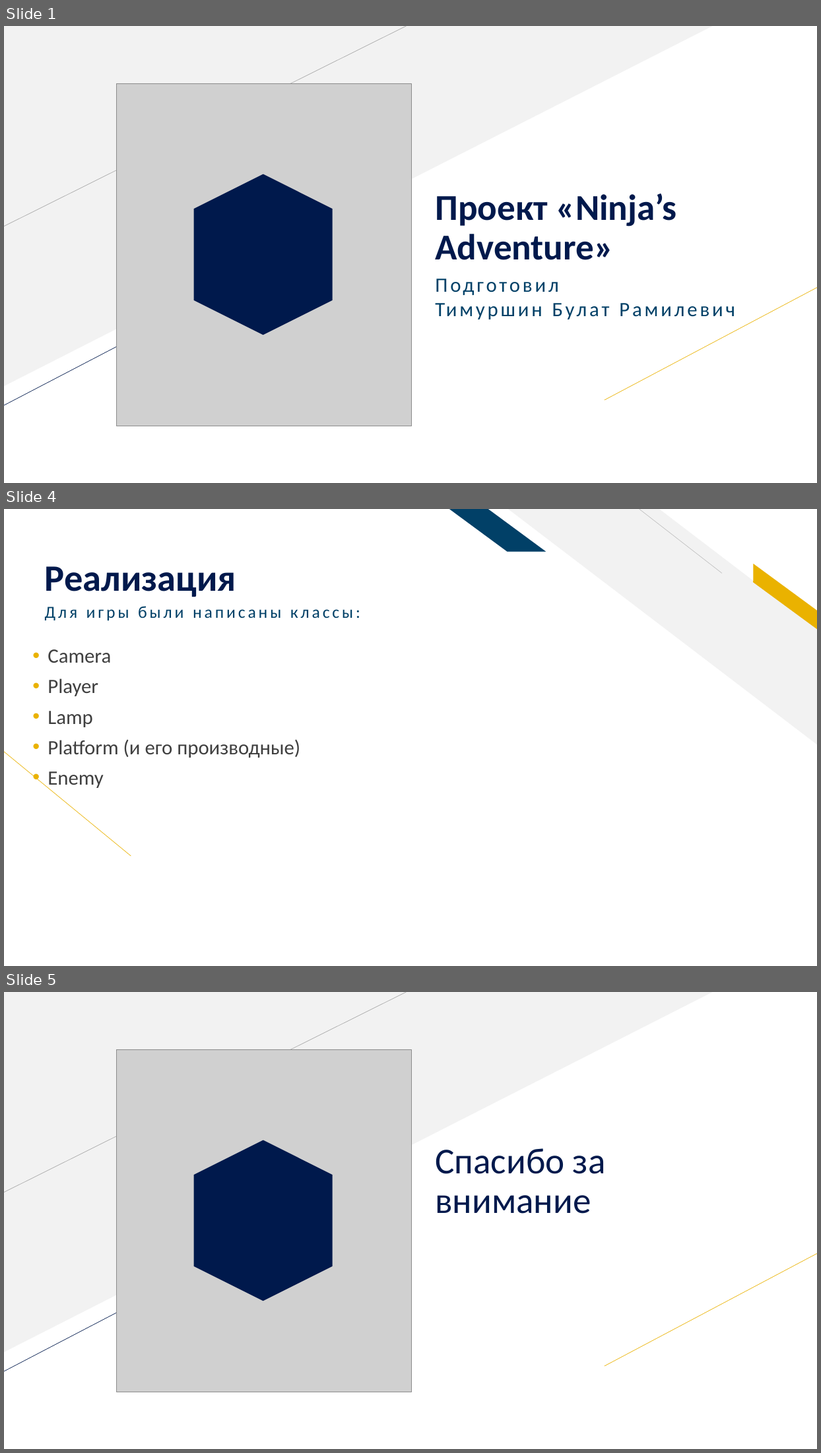
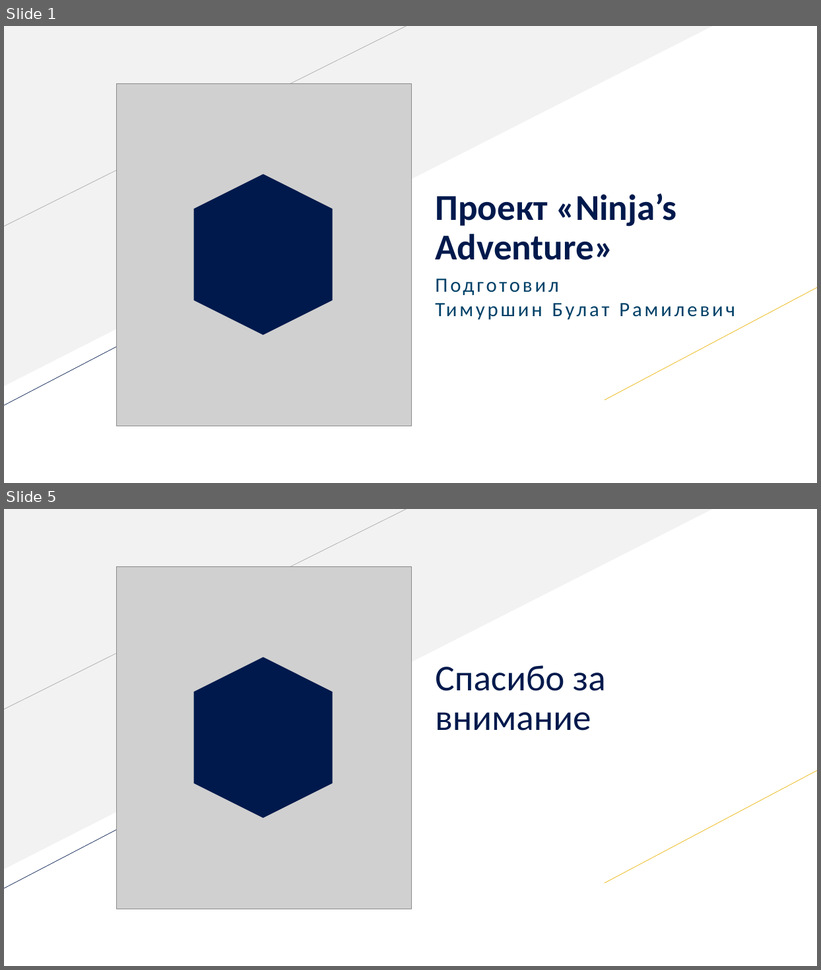
Before and after one commit to BulatTimCYS/Ninja-s-Adventure, a slide deck: Проект «Ninja’s Adventure».pptx. Shown one above the other, each under a label of ours: slides 1, 4 and 5 before the commit, slides 1 and 5 after it; the slides between them are not shown. The pictures are 821x1453 and 821x970 pixels, drawn with LibreOffice and Linux fonts; fonts in the diff are those of the drawing; grey boxes stand for pictures. Boxes give left, top, right and bottom in pixels: in the first picture for what was removed or moved away, otherwise in the second. Text is boxed around its words. In the diff, an @@ line names an element or a change of style, - is before the commit and + after.

```diff
--- a/Проект «Ninja’s Adventure».pptx
+++ b/Проект «Ninja’s Adventure».pptx
@@ slide 4 removed at (x1=4, y1=509, x2=817, y2=966), background #FFFFFF @@
@@ parallelogram removed at (x1=450, y1=509, x2=547, y2=552) @@
@@ diag stripe removed at (x1=508, y1=509, x2=817, y2=745) @@
@@ line removed from (723, 573) to (640, 509) @@
@@ text removed at (x1=748, y1=525, x2=788, y2=564) @@
-FR
@@ rectangle removed at (x1=750, y1=533, x2=792, y2=559) @@
@@ title removed at (x1=45, y1=566, x2=236, y2=597) @@
-Реализация
@@ parallelogram removed at (x1=745, y1=564, x2=817, y2=629) @@
@@ text removed at (x1=45, y1=606, x2=360, y2=621) @@
-Для игры были написаны классы:
@@ text removed at (x1=48, y1=650, x2=300, y2=790) @@
-• Camera
-• Player
-• Lamp
-• Platform (и его производные)
-• Enemy
@@ line removed from (131, 856) to (4, 751) @@
```
Also in this commit, not shown: 2 slides changed, 1 slide added, 1 other file.
